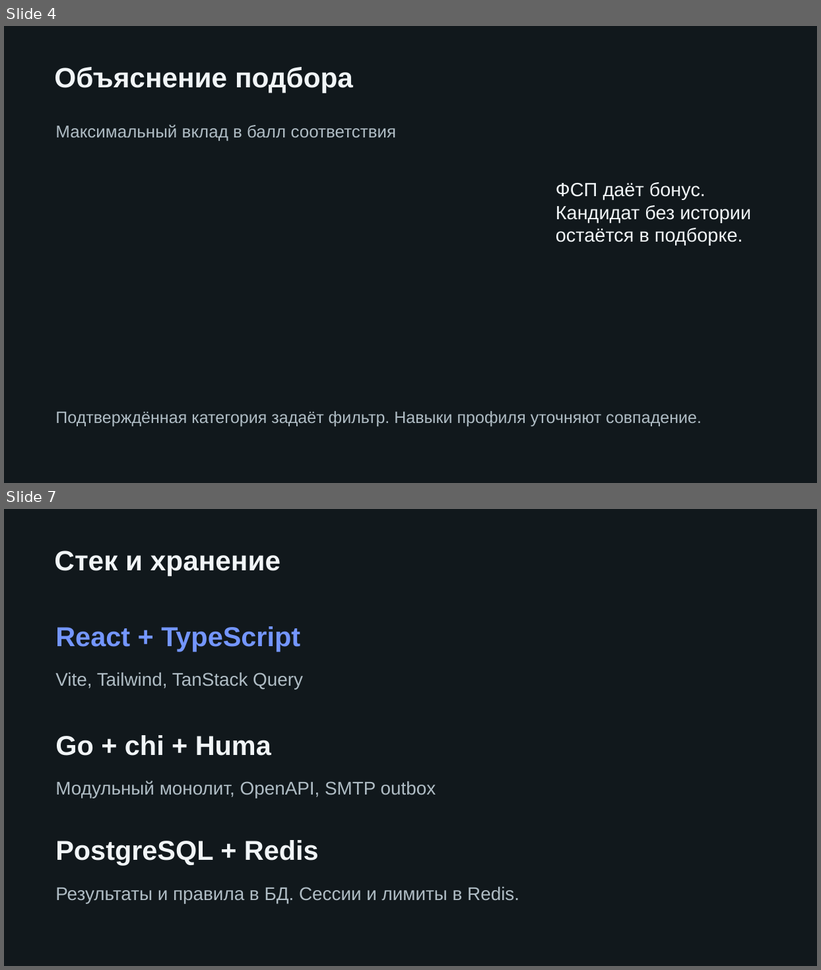
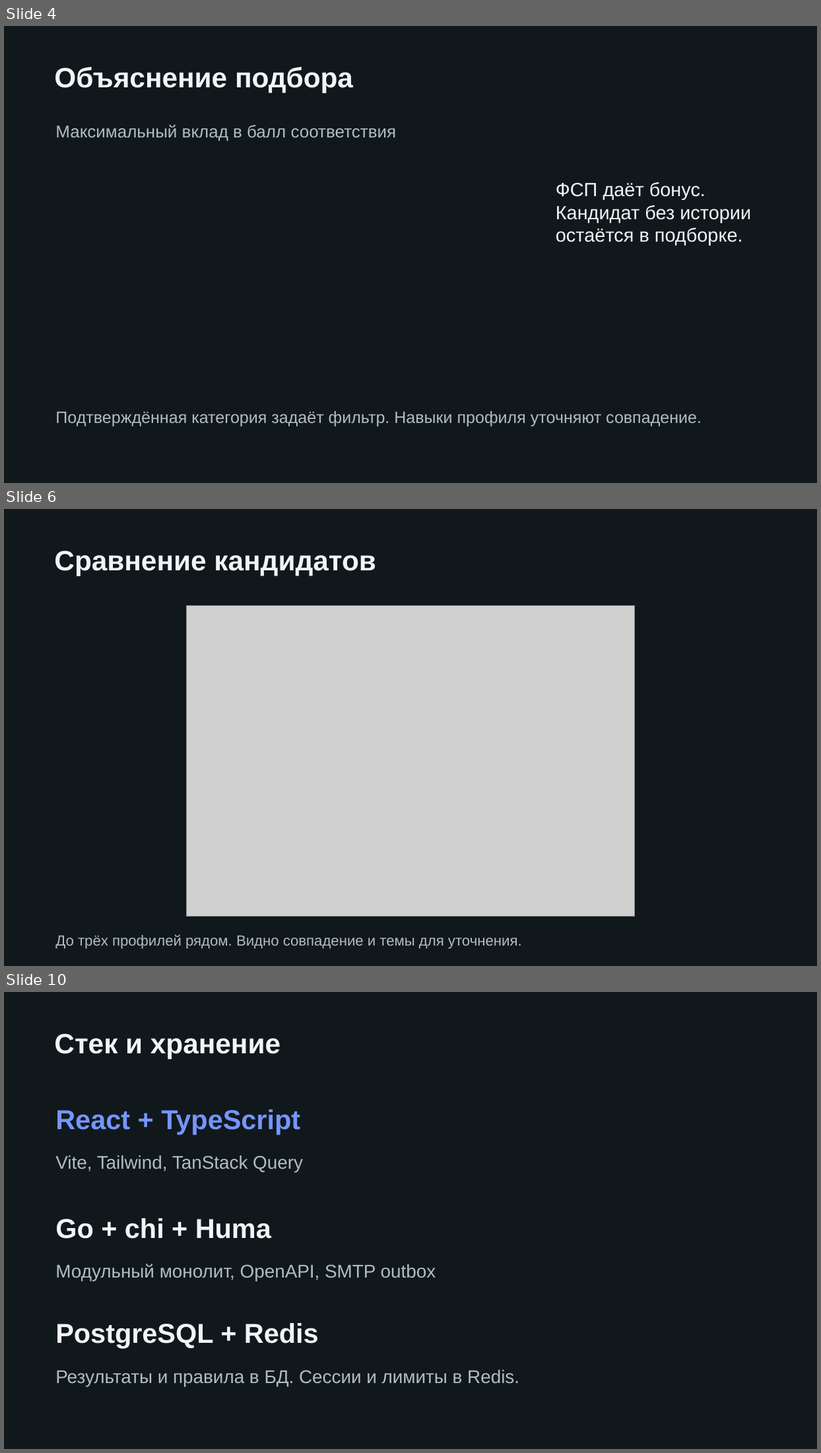
Before and after one commit to Swek09/lct-fcp-2026, a slide deck: docs/delivery/fsp-career.pptx. Shown one above the other, each under a label of ours: slides 4 and 7 before the commit, slides 4, 6 and 10 after it; the slides between them are not shown. The pictures are 821x970 and 821x1453 pixels, drawn with LibreOffice and Linux fonts; fonts in the diff are those of the drawing; grey boxes stand for pictures. Boxes give left, top, right and bottom in pixels: in the first picture for what was removed or moved away, otherwise in the second. Text is boxed around its words. In the diff, an @@ line names an element or a change of style, - is before the commit and + after.

```diff
--- a/docs/delivery/fsp-career.pptx
+++ b/docs/delivery/fsp-career.pptx
@@ slide 6 added at bbox=[4, 509, 817, 966], background #11181C @@
@@ text added at bbox=[54, 551, 376, 576], 33 pt, text #F1F5F7, bold @@
+Сравнение кандидатов
@@ picture added at bbox=[186, 605, 635, 916] @@
@@ text added at bbox=[55, 935, 522, 949], 17.2 pt, text #B0BDC5 @@
+До трёх профилей рядом. Видно совпадение и темы для уточнения.
@@ what was slide 7 is now slide 10 @@
```
Also in this commit, not shown: 1 slide changed, 3 other slides added, 1 slide removed, 48 other files.
